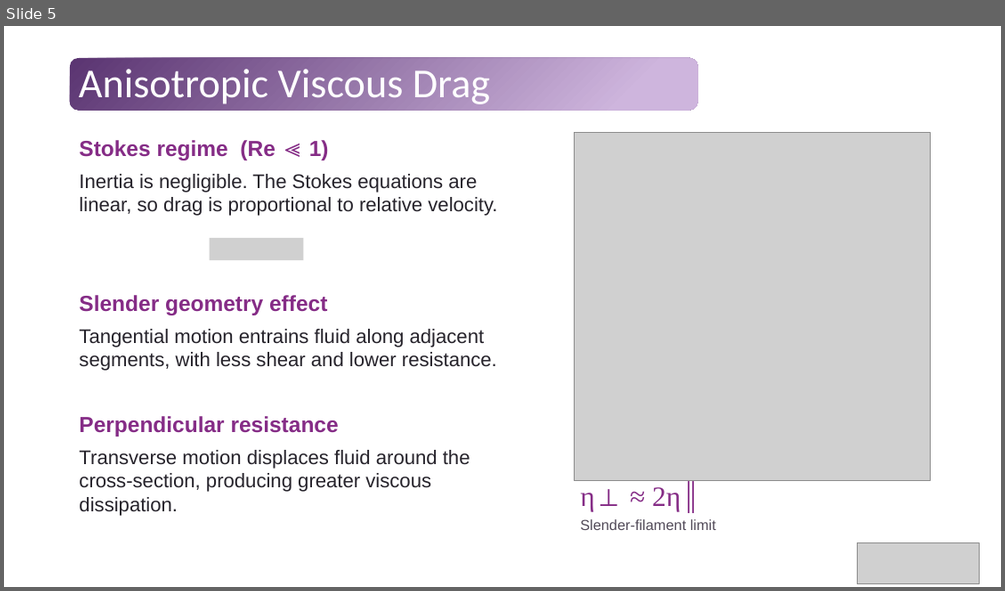
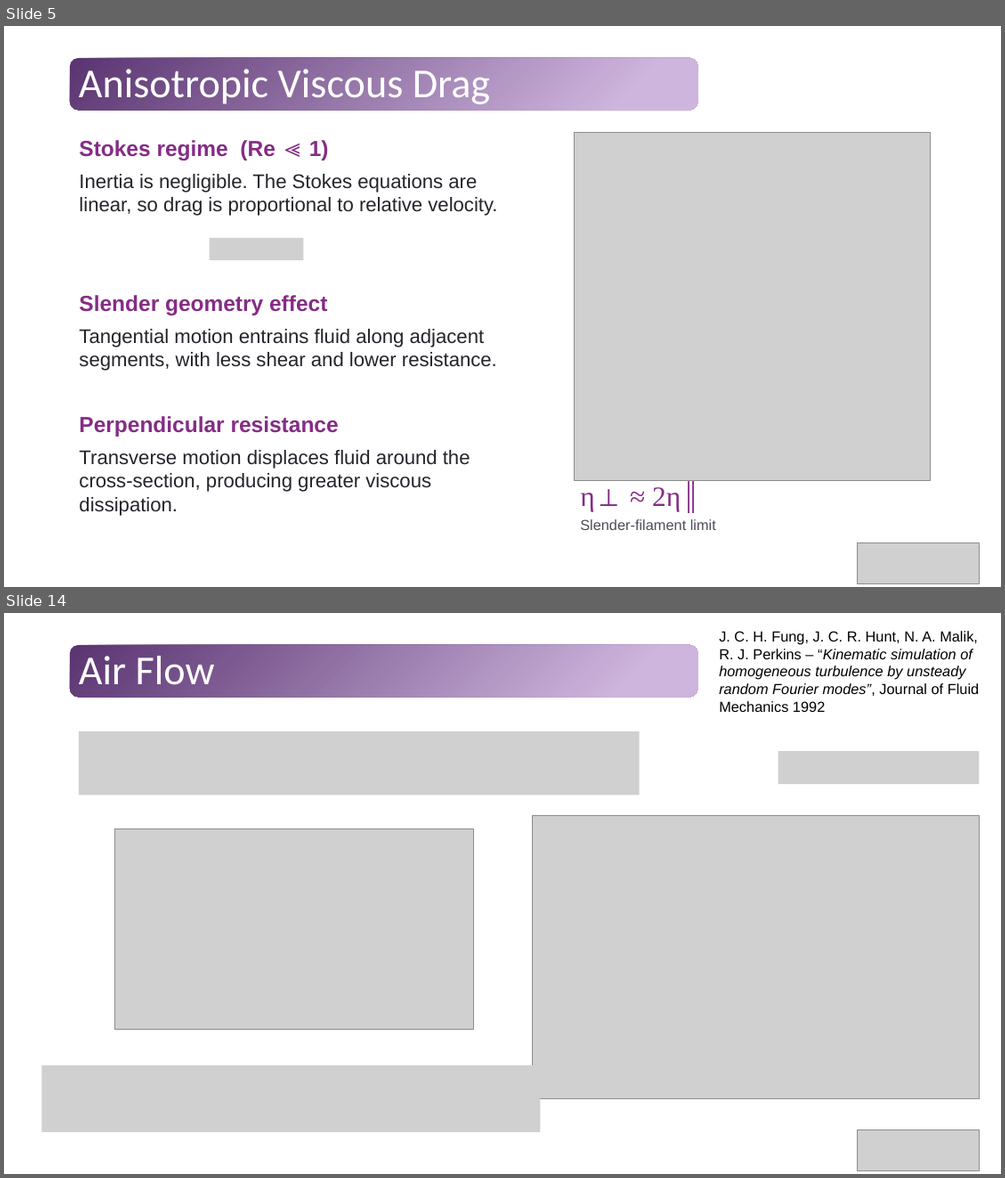
Before and after one commit to Tavi681/PoliPhysics, a slide deck: Tema 1/paper/Tema1.pptx. Shown one above the other, each under a label of ours: slide 5 before the commit, slides 5 and 14 after it; the slides between them are not shown. The pictures are 1005x591 and 1005x1178 pixels, drawn with LibreOffice and Linux fonts; fonts in the diff are those of the drawing; grey boxes stand for pictures. Boxes give left, top, right and bottom in pixels: in the first picture for what was removed or moved away, otherwise in the second. Text is boxed around its words. In the diff, an @@ line names an element or a change of style, - is before the commit and + after.

```diff
--- a/Tema 1/paper/Tema1.pptx
+++ b/Tema 1/paper/Tema1.pptx
@@ slide 14 added at <box>4,613,1001,1174</box>, background #FFFFFF; not listed: 1 template element that a slide beside it also shows @@
@@ text added at <box>719,631,979,712</box>, 14 pt, text #000000 @@
+J. C. H. Fung, J. C. R. Hunt, N. A. Malik, R. J. Perkins – “Kinematic simulation of homogeneous turbulence by unsteady random Fourier modes”, Journal of Fluid Mechanics 1992
@@ title added at <box>79,656,215,685</box>, 39.6 pt, text #FFFFFF @@
+Air Flow
@@ picture added at <box>79,731,639,795</box> @@
@@ picture added at <box>778,751,979,784</box> @@
@@ picture added at <box>532,816,979,1098</box> @@
@@ picture added at <box>114,829,474,1030</box> @@
@@ picture added at <box>41,1065,540,1132</box> @@
@@ picture added at <box>858,1130,979,1171</box> @@
```
Also in this commit, not shown: 6 slides changed, 9 other slides added, 2 slides removed, 1 other file.
